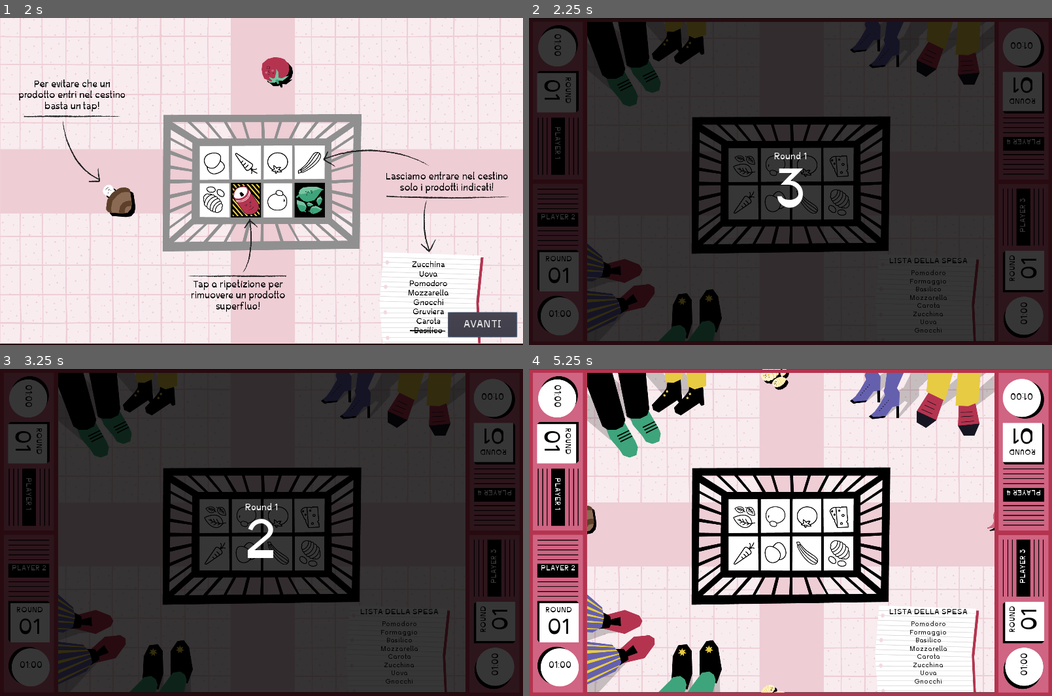
Above: before the commit, frames 1-4 (two rows, left to right).
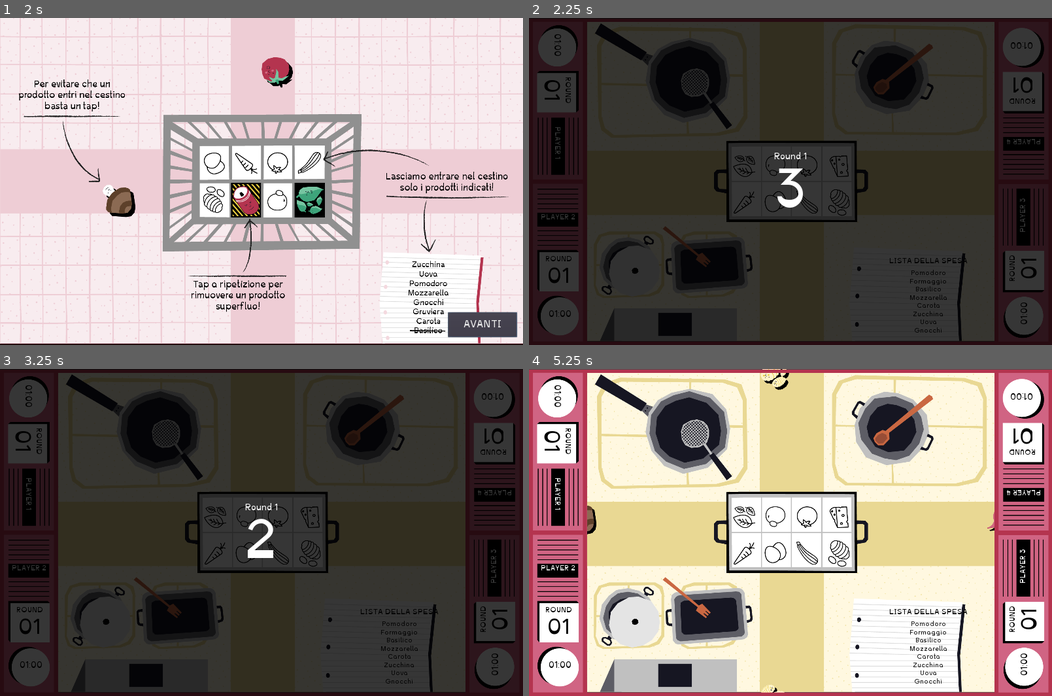
Above: after the commit, the same moments.

Repository: nuco-san/rotary_game
Game: Godot game, scene res://Scenes/TItleScreen.tscn
The game is run twice, just before and just after one commit, with the same random seed, the same clock (stepped at 60 frames per second) and the same inputs.
Inputs:
- Up to frame 1 (2 s): click "MODALITÀ STORIA" at 0.5 s; click "AVANTI" at 1.25 s
- Up to frame 2 (2.25 s): click "AVANTI" at 2 s
- Up to frame 3 (3.25 s): tap Enter at 2.75 s
- Up to frame 4 (5.25 s): tap Space at 3.5 s; tap Enter at 5 s

Frame 1 is identical in both runs. In frame 2, 18% of the frame differs, in the area x 11-87%, y 1-99%; in frame 3, 18%; in frame 4, 48%, in the area x 11-89%, y 1-99%.

Commit message:
inserito suono del fuoco

Diff:
--- a/Scenes/Minigioco.gd
+++ b/Scenes/Minigioco.gd
@@ -5,6 +5,7 @@
 var time_left
 var score := 0
 var is_doing_fire_sequence = false
+var fire_time_left = 5
 
 
 func _ready():
@@ -74,15 +75,30 @@
 
 func start_fire_sequence():
 	is_doing_fire_sequence = true
+	$Sfondo_sotto/Fuoco/FireSound.play()
 	$Sfondo_sotto/Fuoco.show()
 	$FireTimer.start()
-	yield($FireTimer, "timeout")
+	$UI/FireTimerLabel.show()
+
+
+func _on_FireTimer_timeout():
+	fire_time_left -= 1
+	$UI/FireTimerLabel.text = str(fire_time_left)
+	if fire_time_left <= 0:
+		complete_fire_sequence()
+
+
+func complete_fire_sequence():
+	fire_time_left = 5
 	reset_minigame()
 	$Sfondo_sotto/Fuoco.hide()
+	$UI/FireTimerLabel.hide()
 	is_doing_fire_sequence = false
+	$Sfondo_sotto/Fuoco/FireSound.stop()
 
 
 func stop_fire_sequence():
+	$Sfondo_sotto/Fuoco/FireSound.stop()
 	is_doing_fire_sequence = false
 	$Sfondo_sotto/Fuoco.show()
 	$FireTimer.stop()
--- a/Scenes/Minigioco.tscn
+++ b/Scenes/Minigioco.tscn
@@ -14,7 +14,9 @@
 [ext_resource path="res://01_Cutscenes_EXPORT_ROTARY/Cutscenes_outro_EXPORT_ROTARY/Cutscenes_Outro_1.png" type="Texture" id=12]
 [ext_resource path="res://01_Cutscenes_EXPORT_ROTARY/Cutscenes_outro_EXPORT_ROTARY/Cutscenes_Outro_2.png" type="Texture" id=13]
 [ext_resource path="res://04_Sprite_EXPORT_ROTARY/Fuoco1.png" type="Texture" id=14]
-[ext_resource path="res://02_Sfondi_EXPORT_ROTARY/Sfondo_1_sotto.png" type="Texture" id=15]
+[ext_resource path="res://02_Sfondi_EXPORT_ROTARY/Sfondo_3_sotto.png" type="Texture" id=15]
+[ext_resource path="res://00_Font_ROTARY/Inconstant-Base100.ttf" type="DynamicFontData" id=16]
+[ext_resource path="res://SOund/fire.mp3" type="AudioStream" id=17]
 
 [sub_resource type="SpriteFrames" id=1]
 animations = [ {
@@ -24,6 +26,10 @@
 "speed": 5.0
 } ]
 
+[sub_resource type="DynamicFont" id=2]
+size = 82
+font_data = ExtResource( 16 )
+
 [node name="Minigioco" type="Node2D"]
 position = Vector2( 0, -7 )
 script = ExtResource( 4 )
@@ -39,8 +45,10 @@
 visible = false
 position = Vector2( -7, -25 )
 frames = SubResource( 1 )
-frame = 1
 playing = true
+
+[node name="FireSound" type="AudioStreamPlayer" parent="Sfondo_sotto/Fuoco"]
+stream = ExtResource( 17 )
 
 [node name="TrackManagerLeft" parent="." instance=ExtResource( 3 )]
 position = Vector2( 124, 539 )
@@ -233,6 +241,17 @@
 margin_right = 1590.0
 margin_bottom = 1135.0
 
+[node name="FireTimerLabel" type="Label" parent="UI"]
+visible = false
+margin_left = 484.0
+margin_top = 1094.0
+margin_right = 588.0
+margin_bottom = 1181.0
+custom_fonts/font = SubResource( 2 )
+text = "05"
+align = 1
+valign = 1
+
 [node name="IntroSlides" parent="." instance=ExtResource( 7 )]
 slides = [ ExtResource( 8 ), ExtResource( 9 ) ]
 
@@ -252,13 +271,12 @@
 [node name="LevelTimer" type="Timer" parent="."]
 
 [node name="FireTimer" type="Timer" parent="."]
-wait_time = 5.0
-one_shot = true
 
 [connection signal="countdown_finished" from="UI/MinigameCountdown" to="." method="_on_countdown_finished"]
 [connection signal="slides_finished" from="IntroSlides" to="." method="start_minigame"]
 [connection signal="slides_finished" from="OutroSlides" to="." method="load_next_minigame"]
 [connection signal="timeout" from="LevelTimer" to="." method="_on_LevelTimer_timeout"]
+[connection signal="timeout" from="FireTimer" to="." method="_on_FireTimer_timeout"]
 
 [editable path="TrackManagerLeft"]
 [editable path="TrackManagerBottom"]
--- a/Scenes/PauseMenu.tscn
+++ b/Scenes/PauseMenu.tscn
@@ -2,16 +2,13 @@
 
 [ext_resource path="res://Scenes/PauseMenu.gd" type="Script" id=1]
 [ext_resource path="res://00_Font_ROTARY/Inconstant-Base100.ttf" type="DynamicFontData" id=2]
+[ext_resource path="res://Scenes/UIButton.tscn" type="PackedScene" id=3]
 
 [sub_resource type="CircleShape2D" id=1]
 radius = 70.0
 
 [sub_resource type="DynamicFont" id=2]
 size = 76
-font_data = ExtResource( 2 )
-
-[sub_resource type="DynamicFont" id=3]
-size = 40
 font_data = ExtResource( 2 )
 
 [node name="PauseMenu" type="Node2D"]
@@ -61,17 +58,16 @@
 align = 1
 valign = 1
 
-[node name="PauseMenuButton" type="Button" parent="PauseMenuPanel/Control"]
+[node name="UIButton" parent="PauseMenuPanel/Control" instance=ExtResource( 3 )]
 anchor_left = 0.5
 anchor_top = 0.5
 anchor_right = 0.5
 anchor_bottom = 0.5
 margin_left = -288.0
-margin_top = -24.0
+margin_top = -39.5
 margin_right = 288.0
-margin_bottom = 24.0
-custom_fonts/font = SubResource( 3 )
-text = "Riprendi"
+margin_bottom = 39.5
+text = "RIPRENDI"
 
 [connection signal="pressed" from="PauseMenuButton1" to="." method="pause_button_pressed"]
 [connection signal="released" from="PauseMenuButton1" to="." method="pause_button_released"]
@@ -80,4 +76,4 @@
 [connection signal="pressed" from="PauseMenuButton3" to="." method="pause_button_pressed"]
 [connection signal="pressed" from="PauseMenuButton4" to="." method="pause_button_pressed"]
 [connection signal="released" from="PauseMenuButton4" to="." method="pause_button_released"]
-[connection signal="pressed" from="PauseMenuPanel/Control/PauseMenuButton" to="." method="resume"]
+[connection signal="button_pressed" from="PauseMenuPanel/Control/UIButton" to="." method="resume"]
--- a/Scenes/ResultsUI.tscn
+++ b/Scenes/ResultsUI.tscn
@@ -2,6 +2,7 @@
 
 [ext_resource path="res://00_Font_ROTARY/Inconstant-Base100.ttf" type="DynamicFontData" id=1]
 [ext_resource path="res://Scenes/ResultsUI.gd" type="Script" id=2]
+[ext_resource path="res://Scenes/UIButton.tscn" type="PackedScene" id=3]
 
 [sub_resource type="DynamicFont" id=1]
 size = 76
@@ -10,10 +11,6 @@
 [sub_resource type="DynamicFont" id=2]
 size = 200
 extra_spacing_bottom = -32
-font_data = ExtResource( 1 )
-
-[sub_resource type="DynamicFont" id=3]
-size = 40
 font_data = ExtResource( 1 )
 
 [node name="ResultsUI" type="Control"]
@@ -66,16 +63,15 @@
 align = 1
 valign = 1
 
-[node name="Button" type="Button" parent="."]
+[node name="UIButton" parent="." instance=ExtResource( 3 )]
 anchor_left = 0.5
 anchor_top = 1.0
 anchor_right = 0.5
 anchor_bottom = 1.0
-margin_left = -126.5
-margin_top = -217.0
-margin_right = 126.5
-margin_bottom = -126.0
-custom_fonts/font = SubResource( 3 )
+margin_left = -288.0
+margin_top = -234.0
+margin_right = 288.0
+margin_bottom = -155.0
 text = "PROSEGUI"
 
-[connection signal="pressed" from="Button" to="." method="close_results"]
+[connection signal="button_pressed" from="UIButton" to="." method="close_results"]
Not shown, added: SOund/fire.mp3.import
Not shown: 1 places in Scenes/Minigioco.tscn that only renumber resources
Not shown, added: SOund/fire.mp3
